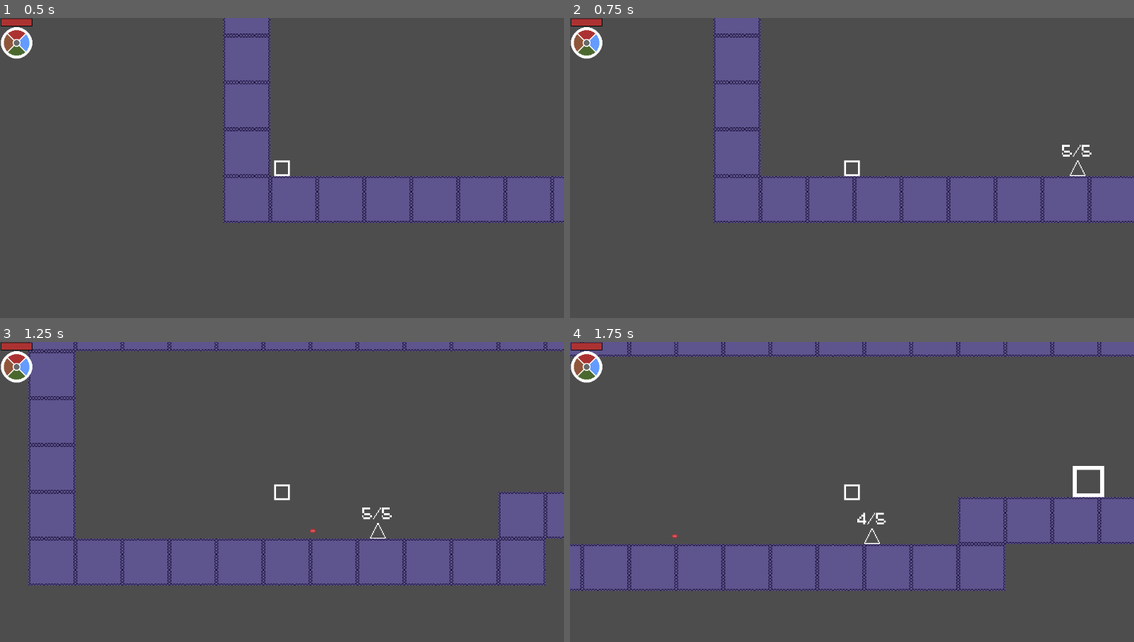
Above: before the commit, frames 1-4 (two rows, left to right).
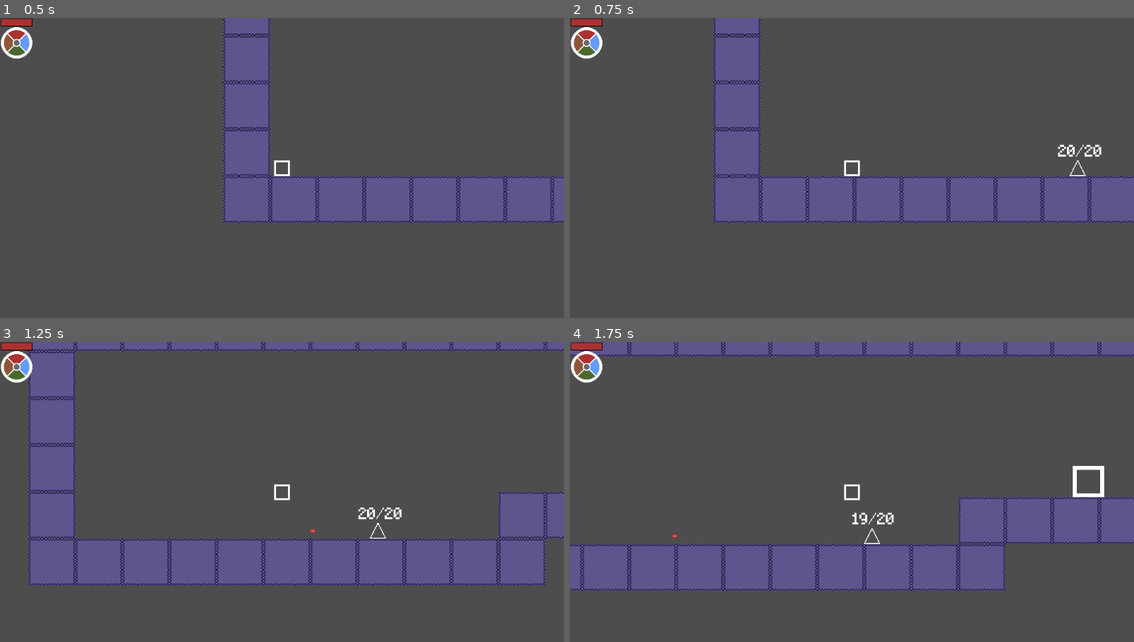
Above: after the commit, the same moments.

Repository: Enoxboo/Relictombs-Prototype
Game: Godot game, scene res://Maps/Tuto/tuto_scene.tscn
Two runs of this game, one before a commit and one after it. Both use one fixed random seed, a clock stepped at 60 frames per second and the inputs below.
Inputs (mouse positions are in pixels of both pictures, inside the frame that each line leads up to):
- Up to frame 1 (0.5 s): no input
- Up to frame 2 (0.75 s): tap Enter at 0.5 s; move the mouse to (976, 159) at 0.52 s; hold D (move_right) from 0.53 s (still down); tap Shift (dash) at 0.6 s
- Up to frame 3 (1.25 s): keep holding D (move_right); tap Space (jump) at 0.77 s
- Up to frame 4 (1.75 s): keep holding D (move_right); move the mouse to (739, 516) at 1.27 s; click (739, 516) at 1.35 s; tap Space (jump) at 1.52 s; tap Shift (dash) at 1.55 s

Frame 1 is identical in both runs. In frame 2, 0.2% of the frame differs, in the area x 86-95%, y 42-47%; in frame 3, 0.2%, in the area x 63-72%, y 55-60%; in frame 4, 0.2%.

Commit message:
Adding Fire Dash

Diff:
--- a/Enemies/BaseEnemy/base_enemy.gd
+++ b/Enemies/BaseEnemy/base_enemy.gd
@@ -19,6 +19,8 @@
 var knockback_strength: int = 300
 var hitstun_time: int = 25
 var can_attack: bool = true
+var is_burned: bool = false
+var burn_time_left: int = 0
 
 # === AI BEHAVIOR VARIABLES ===
 var distance_x: float = 0.0
@@ -128,17 +130,28 @@
 	is_being_knocked_back = false
 
 func apply_burn(damage: int, time: int) -> void:
-	# Apply burn effect over time
-	for n in time:
+	if is_burned:
+		burn_time_left = time
+		return
+
+	is_burned = true
+	burn_time_left = time
+	_process_burn(damage)
+
+func _process_burn(damage: int) -> void:
+	while burn_time_left > 0:
+		burn_time_left -= 1
+
 		await Utils.wait_frames(50)
 		sprite.modulate = Color("RED")
 		await Utils.wait_frames(4)
-		take_damage(damage, 0)  # Burn damage doesn't cause knockback
+		take_damage(damage, 0)
 		await Utils.wait_frames(10)
 		sprite.modulate = Color("WHITE")
 
+	is_burned = false
+
 func apply_slow(modifier: int, time: int) -> void:
-	# Apply temporary speed reduction
 	for n in time:
 		var initial_speed = speed
 		speed *= modifier / 100.0
--- a/Enemies/FireMage/fire_mage.gd
+++ b/Enemies/FireMage/fire_mage.gd
@@ -14,8 +14,6 @@
 # === INITIALIZATION ===
 func _ready() -> void:
 	super._ready()
-
-	# Configure ranged enemy specific stats
 	speed = 100
 	chase_distance = 300
 	attack_distance = 180
--- a/Enemies/FireMage/fire_mage.tscn
+++ b/Enemies/FireMage/fire_mage.tscn
@@ -5,4 +5,3 @@
 
 [node name="FireMage" instance=ExtResource("1_pskt6")]
 script = ExtResource("2_562sy")
-max_health = 3
--- a/Maps/Tuto/tuto_scene.tscn
+++ b/Maps/Tuto/tuto_scene.tscn
@@ -53,7 +53,6 @@
 
 [node name="FireMage" parent="." instance=ExtResource("4_ak5v8")]
 position = Vector2(382, 0)
-max_health = 5
 
 [node name="Firecamp" parent="." instance=ExtResource("5_x033f")]
 position = Vector2(613, -48)
--- a/Player/Scripts/fire.gd
+++ b/Player/Scripts/fire.gd
@@ -3,12 +3,38 @@
 # === CONSTANTS ===
 const BURN_DAMAGE: int = 1
 const BURN_DURATION: int = 2
+const OFFSET: Vector2 = Vector2(0, -8)
+const FIRE_PARTICULE = preload("uid://64ajwqvhfve6")
+
+var fire_textures = [
+	preload("uid://btagybtsyr18e"),
+	preload("uid://b5ugmtiqllr47"),
+	preload("uid://dh7j65u8xg6q0"),
+	preload("uid://bkimr0538ms7q")
+]
 
 func handle_attack(player: CharacterBody2D) -> void:
 	# Execute base attack with fire visual effect
 	super.handle_attack(player)
 	player.sprite.modulate = Color("RED")
 
+func handle_dash(player: CharacterBody2D) -> void:
+	super.handle_dash(player)
+	for n in 5:
+		for m in 10:
+			var rand_x = randf_range(-10, 10)
+			var rand_y = randf_range(-10, 10)
+			var rand_sprite = randi_range(0, 3)
+			var obj = FIRE_PARTICULE.instantiate()
+			obj.global_position = global_position + OFFSET + Vector2(rand_x, rand_y)
+			obj.set_texture(fire_textures[rand_sprite])
+			obj.speed = randi_range(5, 15)
+			obj.time = randf_range(0.7, 1.5)
+			get_tree().current_scene.add_child(obj)
+		await Utils.wait_frames(3)
+
+
+
 func enemy_hit(enemy: Node2D, side: int) -> void:
 	# Base damage plus burn effect
 	super.enemy_hit(enemy, side)
--- a/Player/Scripts/player.gd
+++ b/Player/Scripts/player.gd
@@ -1,4 +1,5 @@
 extends CharacterBody2D
+class_name Player
 
 # === CONSTANTS ===
 const BASE_HITBOX_POS: Vector2 = Vector2(0.0, -8.0)
--- /dev/null
+++ b/Spells/fire_particule.gd
@@ -0,0 +1,27 @@
+extends Node2D
+
+@onready var sprite: Sprite2D = $Sprite2D
+var pending_texture: Texture2D
+var speed: int
+var time: float = 0.7
+
+func _ready() -> void:
+	if pending_texture and sprite:
+		sprite.texture = pending_texture
+
+func _process(delta: float) -> void:
+	position.y -= speed * delta
+	sprite.modulate.a = move_toward(sprite.modulate.a, 0, time * delta)
+
+func set_texture(texture: Texture2D) -> void:
+	if sprite:
+		sprite.texture = texture
+	else:
+		pending_texture = texture
+
+func _on_area_body_entered(body: Node2D) -> void:
+	if body.has_method("apply_burn"):
+		body.apply_burn(1, 1)
+
+func _on_timer_timeout() -> void:
+	queue_free()
--- /dev/null
+++ b/Spells/fire_particule.tscn
@@ -0,0 +1,27 @@
+[gd_scene load_steps=4 format=3 uid="uid://64ajwqvhfve6"]
+
+[ext_resource type="Script" uid="uid://del4rgwd0y230" path="res://Spells/fire_particule.gd" id="1_tutn8"]
+[ext_resource type="Texture2D" uid="uid://btagybtsyr18e" path="res://Spells/_Sprites/FireParticules/fire_particule0.png" id="2_y6ssw"]
+
+[sub_resource type="CircleShape2D" id="CircleShape2D_y6ssw"]
+
+[node name="FireParticule" type="Node2D"]
+script = ExtResource("1_tutn8")
+
+[node name="Sprite2D" type="Sprite2D" parent="."]
+texture = ExtResource("2_y6ssw")
+
+[node name="Area2D" type="Area2D" parent="."]
+collision_layer = 0
+collision_mask = 4
+
+[node name="CollisionShape2D" type="CollisionShape2D" parent="Area2D"]
+shape = SubResource("CircleShape2D_y6ssw")
+
+[node name="Timer" type="Timer" parent="."]
+wait_time = 1.25
+one_shot = true
+autostart = true
+
+[connection signal="body_entered" from="Area2D" to="." method="_on_area_body_entered"]
+[connection signal="timeout" from="Timer" to="." method="_on_timer_timeout"]
--- a/project.godot
+++ b/project.godot
@@ -12,7 +12,7 @@
 
 config/name="Prototype Relictombs"
 run/main_scene="uid://dsinvnicbplgj"
-config/features=PackedStringArray("4.4", "Forward Plus")
+config/features=PackedStringArray("4.5", "Forward Plus")
 
 [autoload]
 
Binary file added: Spells/_Sprites/FireParticules/fire_particule0.png
Not shown, added: Spells/_Sprites/FireParticules/fire_particule0.png.import
Binary file added: Spells/_Sprites/FireParticules/fire_particule1.png
Not shown, added: Spells/_Sprites/FireParticules/fire_particule1.png.import
Binary file added: Spells/_Sprites/FireParticules/fire_particule2.png
Not shown, added: Spells/_Sprites/FireParticules/fire_particule2.png.import
Binary file added: Spells/_Sprites/FireParticules/fire_particule3.png
Not shown, added: Spells/_Sprites/FireParticules/fire_particule3.png.import
Not shown, added: Spells/fire_particule.gd.uid
Not shown, added: UI/AugmentSelector/augment_selector.tscn4021032614.tmp
